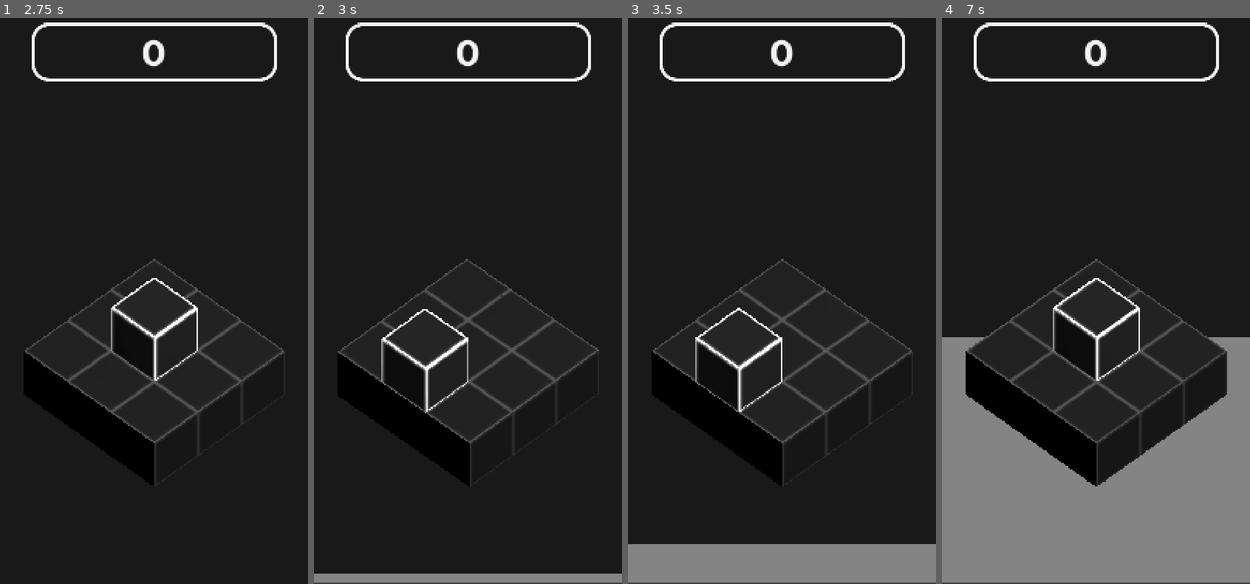
Above: before the commit, frames 1-4 (left to right).
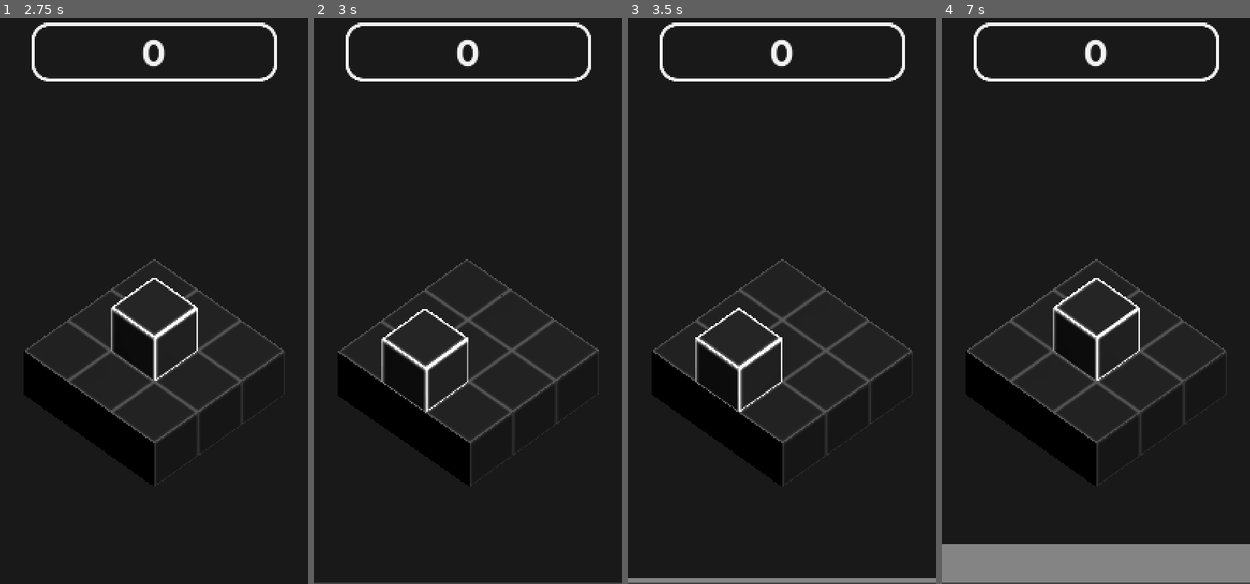
Above: after the commit, the same moments.

Repository: DoxX069/BlockBoxGodot
Game: Godot game, scene res://scenes/game.tscn
Same seed, same stepped clock (60 frames per second), same inputs: the game is played once before the commit and once after it.
Inputs (mouse positions are in pixels of both pictures, inside the frame that each line leads up to):
- Up to frame 1 (2.75 s): tap Enter at 0.5, 2 s; move the mouse to (221, 261) at 0.52 s; press the mouse at (221, 261) at 0.53 s; tap Space at 1.25 s; move the mouse to (92, 317) at 1.27 s; release the mouse at (92, 317) at 1.28 s; click (92, 317) at 1.35 s; move the mouse to (184, 159) at 2.02 s; press the mouse at (184, 159) at 2.03 s
- Up to frame 2 (3 s): tap Space at 2.75 s; move the mouse to (452, 408) at 2.77 s; release the mouse at (452, 408) at 2.78 s; click (452, 408) at 2.85 s
- Up to frame 3 (3.5 s): no input
- Up to frame 4 (7 s): move the mouse to (1188, 374) at 3.52 s; press the mouse at (1188, 374) at 3.53 s; move the mouse to (1003, 199) at 4.27 s; release the mouse at (1003, 199) at 4.28 s; click (1003, 199) at 4.35 s; move the mouse to (1111, 289) at 5.02 s; press the mouse at (1111, 289) at 5.03 s; move the mouse to (1049, 142) at 5.77 s; release the mouse at (1049, 142) at 5.78 s; click (1049, 142) at 5.85 s; move the mouse to (1163, 261) at 6.52 s; press the mouse at (1163, 261) at 6.53 s

Frame 1 is identical in both runs. In frame 2, 1.6% of the frame differs, in the area x 0-100%, y 98-100%; in frame 3, 6.0%; in frame 4, 21%, in the area x 0-100%, y 56-93%.

Commit message:
Timer update

Diff:
--- a/scenes/game.tscn
+++ b/scenes/game.tscn
@@ -122,7 +122,7 @@
 
 [node name="Timer" type="Timer" parent="TimerCanvasLayer/PanelContainer"]
 process_callback = 0
-wait_time = 10.0
+wait_time = 60.0
 one_shot = true
 
 [connection signal="swipe_down" from="ObjectRig/SwipeDetector" to="ObjectRig/BlockManager" method="_on_swipe_detector_swipe_down"]
--- a/scripts/Block/block_manager.gd
+++ b/scripts/Block/block_manager.gd
@@ -58,7 +58,6 @@
 		Vector3(-1,1,-1),Vector3(1,1,1),
 		Vector3(1,1,-1),Vector3(-1,1,1)
 		]
-
 	build_valid_pos = [
 		Vector3(0,1,0),
 		Vector3(-1,1,0),Vector3(1,1,0),
@@ -86,20 +85,16 @@
 		instantiate_block()
 		spawn_animation()
 		swipe_up = false
-		print(" --- Task Blocks --- ")
-		for pos in task_block_pos:
-			print(pos)
-		print(" --- Build Blocks --- ")
-		for pos in build_block_pos:
-			print(pos)
-
 	if swipe_down:
 		state_machine.change_state(state_build)
 		swipe_down = false
 
 
 func leave_state_new_block() ->void:
-	build_timer.start()
+	if not build_timer.is_paused():
+		build_timer.start()
+	else:
+		build_timer.set_paused(false)
 
 
 func enter_state_build() ->void:
@@ -161,8 +156,6 @@
 
 
 func leave_state_win() ->void:
-	build_timer.set_paused(false)
-	build_timer.stop()
 	remove_block()
 
 
